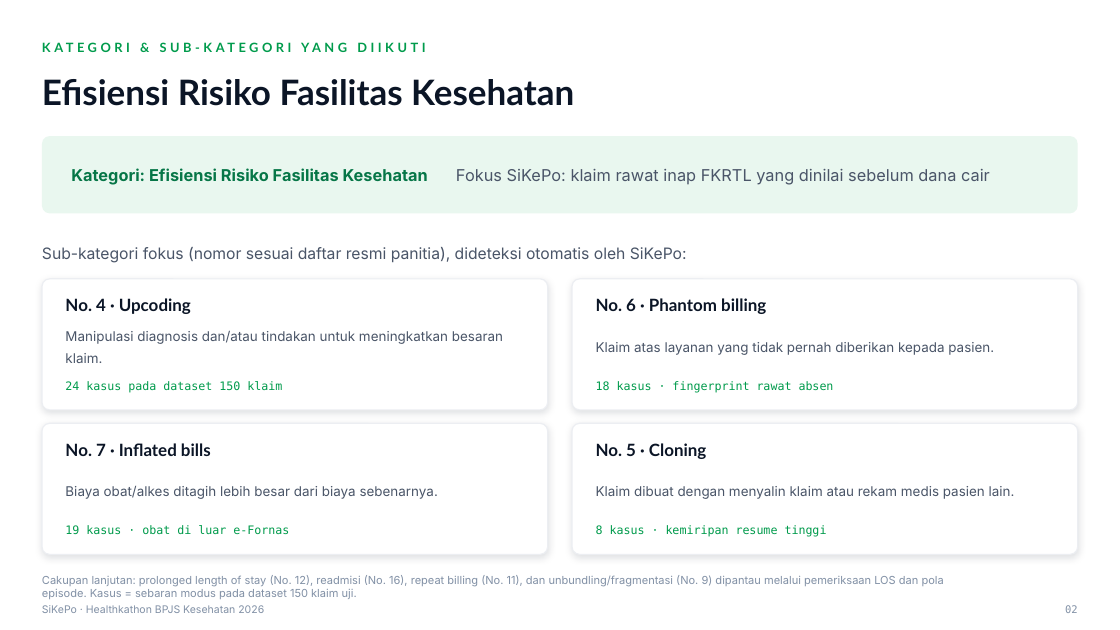
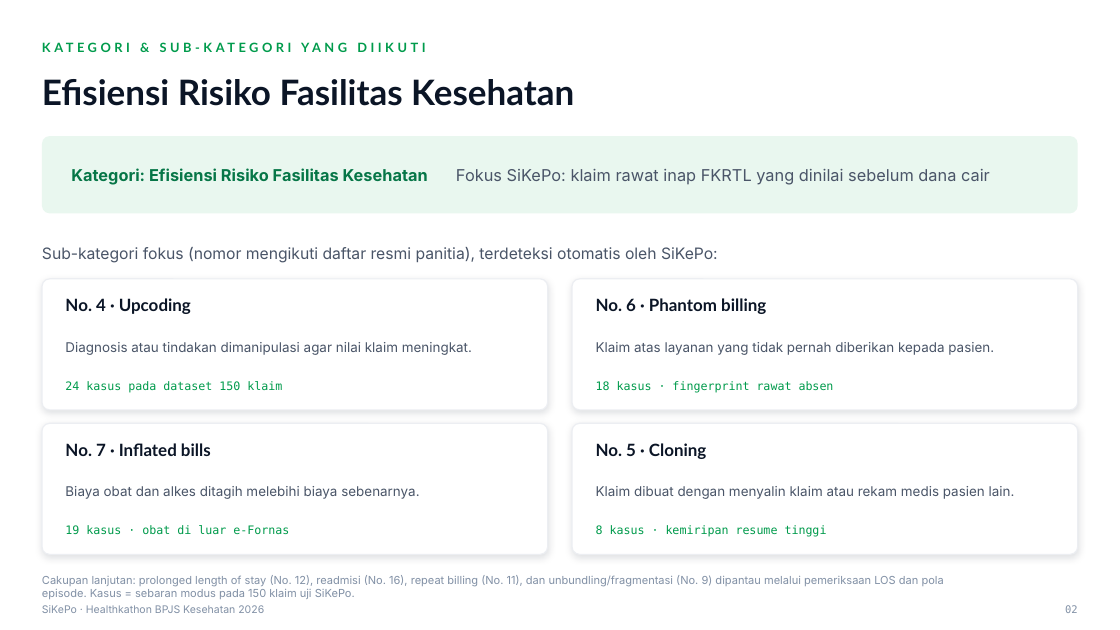
Before and after one commit to dkfadhila/sikepo, a slide deck: slide 2 of proposal/Proposal_SiKePo_Healthkathon2026.pptx. Drawn at 1120x630 pixels with LibreOffice and Linux fonts; fonts in the diff are those of the drawing. Boxes give left, top, right and bottom in pixels: in the first picture for what was removed or moved away, otherwise in the second. Text is boxed around its words. In the diff, an @@ line names an element or a change of style, - is before the commit and + after.

```diff
--- a/proposal/Proposal_SiKePo_Healthkathon2026.pptx
+++ b/proposal/Proposal_SiKePo_Healthkathon2026.pptx
@@ text at bbox=[42, 247, 718, 263]: text changed @@
-Sub-kategori fokus (nomor sesuai daftar resmi panitia), dideteksi otomatis oleh SiKePo:
+Sub-kategori fokus (nomor mengikuti daftar resmi panitia), terdeteksi otomatis oleh SiKePo:
@@ text at bbox=[65, 342, 472, 355]: text changed @@
-Manipulasi diagnosis dan/atau tindakan untuk meningkatkan besaran klaim.
+Diagnosis atau tindakan dimanipulasi agar nilai klaim meningkat.
@@ text at bbox=[65, 486, 419, 499]: text changed @@
-Biaya obat/alkes ditagih lebih besar dari biaya sebenarnya.
+Biaya obat dan alkes ditagih melebihi biaya sebenarnya.
@@ text at bbox=[42, 575, 944, 599]: text changed @@
-Cakupan lanjutan: prolonged length of stay (No. 12), readmisi (No. 16), repeat billing (No. 11), dan unbundling/fragmentasi (No. 9) dipantau melalui pemeriksaan LOS dan pola episode. Kasus = sebaran modus pada dataset 150 klaim uji.
+Cakupan lanjutan: prolonged length of stay (No. 12), readmisi (No. 16), repeat billing (No. 11), dan unbundling/fragmentasi (No. 9) dipantau melalui pemeriksaan LOS dan pola episode. Kasus = sebaran modus pada 150 klaim uji SiKePo.
```
Also in this commit, not shown: 12 other slides changed, 2 other files.
